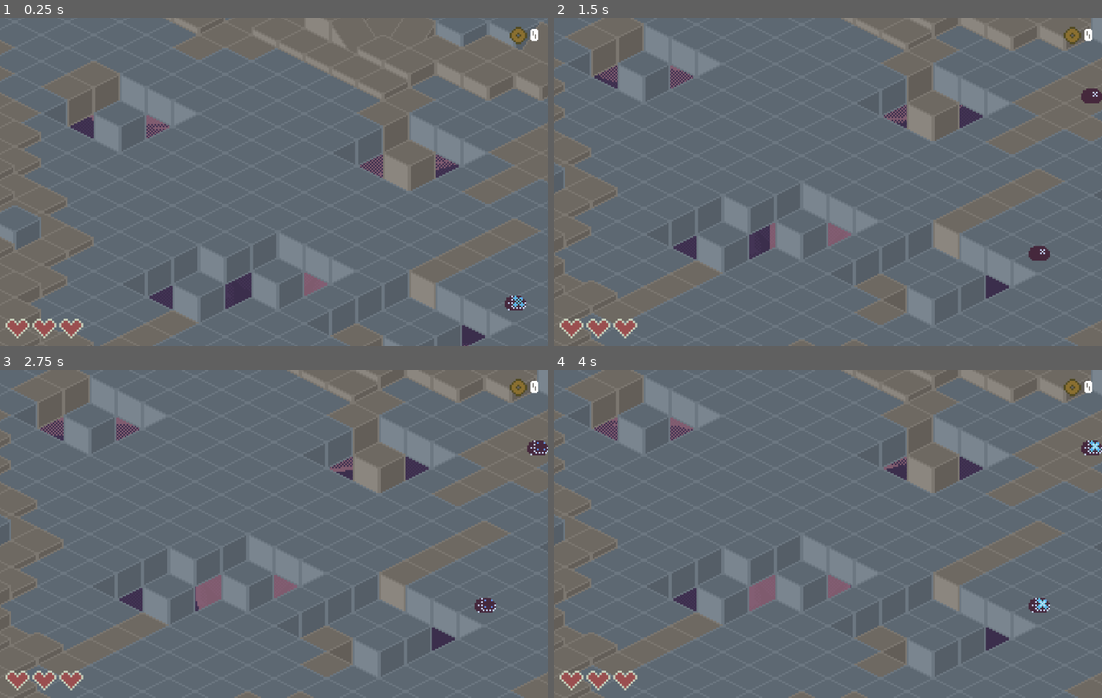
Above: before the commit, frames 1-4 (two rows, left to right).
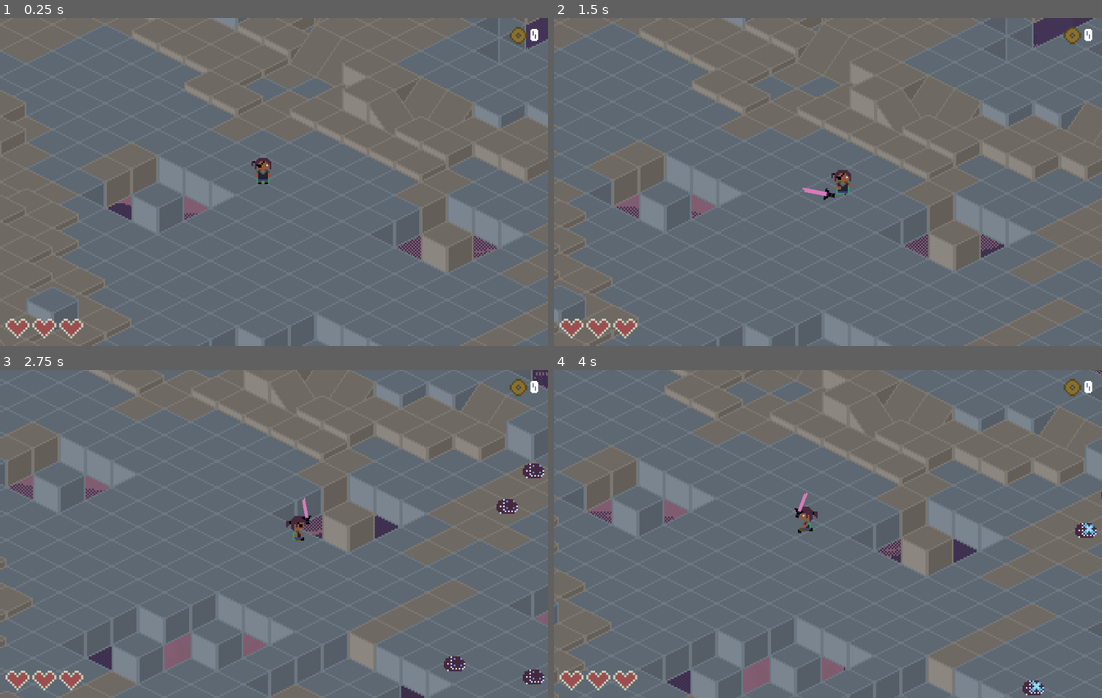
Above: after the commit, the same moments.

Repository: gaboma19/dustership
Game: Godot game, scene res://scenes/levels/echelon/echelon_level_2.tscn
The game is run twice, just before and just after one commit, with the same random seed, the same clock (stepped at 60 frames per second) and the same inputs. This scene is started directly instead of the project's main scene. Sound files missing from this copy of the repository are replaced by a short silence.
Inputs (mouse positions are in pixels of both pictures, inside the frame that each line leads up to):
- Up to frame 1 (0.25 s): no input
- Up to frame 2 (1.5 s): move the mouse to (948, 165) at 0.52 s; press the mouse at (948, 165) at 0.53 s; hold D (move_right) 0.53-1.28 s; move the mouse to (718, 198) at 1.27 s; release the mouse at (718, 198) at 1.28 s; hold S (move_down) from 1.28 s (still down); click (718, 198) at 1.35 s
- Up to frame 3 (2.75 s): move the mouse to (328, 461) at 2.02 s; release S (move_down) at 2.03 s; hold D (move_right) from 2.03 s (still down); hold F (interact) from 2.03 s (still down); click (328, 461) at 2.3 s
- Up to frame 4 (4 s): move the mouse to (800, 599) at 2.77 s; release D (move_right) at 2.78 s; release F (interact) at 2.78 s; hold Up (move_up) 2.78-3.53 s; tap Q (switch_character) at 2.85 s; click (800, 599) at 3.05 s; move the mouse to (992, 583) at 3.52 s; hold A (move_left) from 3.53 s (still down); hold Tab (toggle_hold) from 3.53 s (still down); click (992, 583) at 3.8 s

The runs differ from the first frame. In frame 1, 23% of the frame differs, in the area x 0-100%, y 0-100%; in frame 2, 24%; in frame 3, 25%; in frame 4, 24%.
Error before the commit: Out of bounds get index '-1' (on base: 'Array[Player]') (res://scenes/autoload/party_manager.gd:48)

Commit message:
fix restart game bugs

Diff:
--- a/scenes/autoload/player_variables.gd
+++ b/scenes/autoload/player_variables.gd
@@ -6,6 +6,7 @@
 var max_health: int = 3
 var steel: int = 0
 var pause_menu_screen: int = 0
+var enable_game_start: bool = true
 
 
 func _ready():
@@ -24,7 +25,12 @@
 func check_death():
 	if current_health == 0:
 		died.emit()
-		owner.queue_free()
+
+
+func restart_game():
+	current_health = max_health
+	HealthBar.set_hearts()
+	enable_game_start = true
 
 
 func on_steel_collected(value: int):
--- a/scenes/autoload/player_variables.tscn
+++ b/scenes/autoload/player_variables.tscn
@@ -3,4 +3,5 @@
 [ext_resource type="Script" path="res://scenes/autoload/player_variables.gd" id="1_64juq"]
 
 [node name="PlayerVariables" type="Node"]
+process_mode = 3
 script = ExtResource("1_64juq")
--- a/scenes/autoload/screen_transition.gd
+++ b/scenes/autoload/screen_transition.gd
@@ -13,15 +13,6 @@
 	$AnimationPlayer.play("transition_out")
 
 
-func transition_to_scene(scene_path: String):
-	transition_out()
-
-	get_tree().change_scene_to_file(scene_path)
-
-	await get_tree().process_frame
-	transition_in()
-
-
 func transition_to_level(scene_path: String, player_position: Vector2):
 	transition_out()
 	await get_tree().create_timer(0.4).timeout
@@ -34,3 +25,18 @@
 	level.set_player_position(player_position)
 
 	transition_in()
+
+
+func restart_game():
+	PlayerVariables.restart_game()
+	var scene_path = "res://scenes/levels/echelon/echelon_level_0.tscn"
+
+	transition_out()
+
+	await get_tree().create_timer(0.4).timeout
+	get_tree().change_scene_to_file.bind(scene_path).call_deferred()
+
+	await get_tree().process_frame
+	await get_tree().process_frame
+
+	transition_in()
--- a/scenes/entities/philo/states/aggro.gd
+++ b/scenes/entities/philo/states/aggro.gd
@@ -24,7 +24,9 @@
 func floating_text_start(text: String):
 	if is_inside_tree():
 		var floating_text = floating_text_scene.instantiate() as Node2D
-		get_tree().get_first_node_in_group("foreground").add_child(floating_text)
+		var foreground_layer = get_tree().get_first_node_in_group("foreground")
+		if foreground_layer != null:
+			foreground_layer.add_child(floating_text)
 		floating_text.global_position = enemy.global_position + (Vector2.UP * 16)
 		floating_text.start(text)
 
--- a/scenes/levels/echelon/echelon_level_0.tscn
+++ b/scenes/levels/echelon/echelon_level_0.tscn
@@ -14,7 +14,6 @@
 map_pin_cell = Vector2i(4, 0)
 
 [node name="GameStart" parent="." instance=ExtResource("2_p1c6l")]
-enabled = true
 
 [node name="Background" type="Sprite2D" parent="."]
 texture_filter = 1
--- a/scenes/levels/game_start.gd
+++ b/scenes/levels/game_start.gd
@@ -1,13 +1,14 @@
 extends Node
 
 @export var position: Vector2 = Vector2(32, 56)
-@export var enabled: bool = false
+@export var enabled: bool = PlayerVariables.enable_game_start
 
 @onready var april_scene: PackedScene = preload("res://scenes/entities/player/april.tscn")
 
 
 func _ready():
 	if enabled:
+		PlayerVariables.enable_game_start = false
 		initialize_april()
 
 
--- a/scenes/levels/level.gd
+++ b/scenes/levels/level.gd
@@ -28,6 +28,9 @@
 
 
 func set_player_position(player_position: Vector2):
+	if PlayerVariables.enable_game_start:
+		return
+
 	PartyManager.instantiate_party(player_position)
 	if not is_camera_static:
 		game_camera.global_position = player_position
--- a/scenes/ui/end_screen.gd
+++ b/scenes/ui/end_screen.gd
@@ -28,8 +28,8 @@
 
 
 func on_continue_button_pressed():
+	ScreenTransition.restart_game()
 	get_tree().paused = false
-	ScreenTransition.transition_to_level("res://scenes/levels/echelon/echelon_level_0.tscn", Vector2(16, 72))
 
 
 func on_quit_button_pressed():
--- a/scenes/ui/floating_text.gd
+++ b/scenes/ui/floating_text.gd
@@ -2,6 +2,9 @@
 
 
 func start(text: String):
+	if not is_inside_tree():
+		return
+
 	$Label.text = text
 
 	var tween = create_tween()
